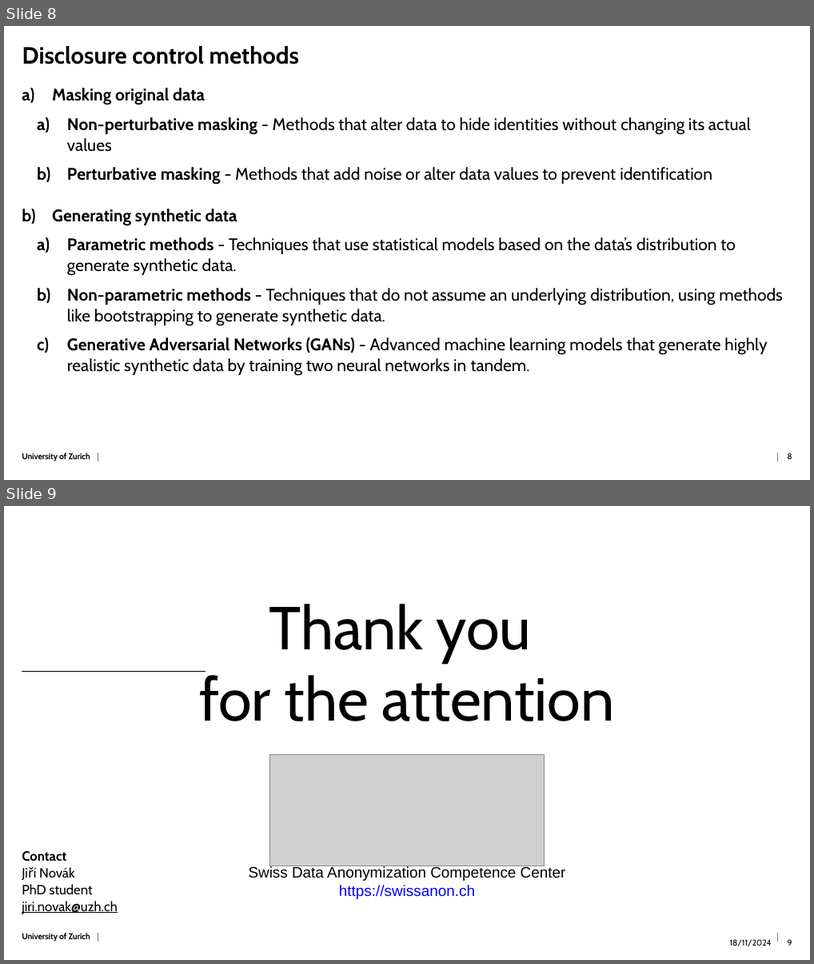
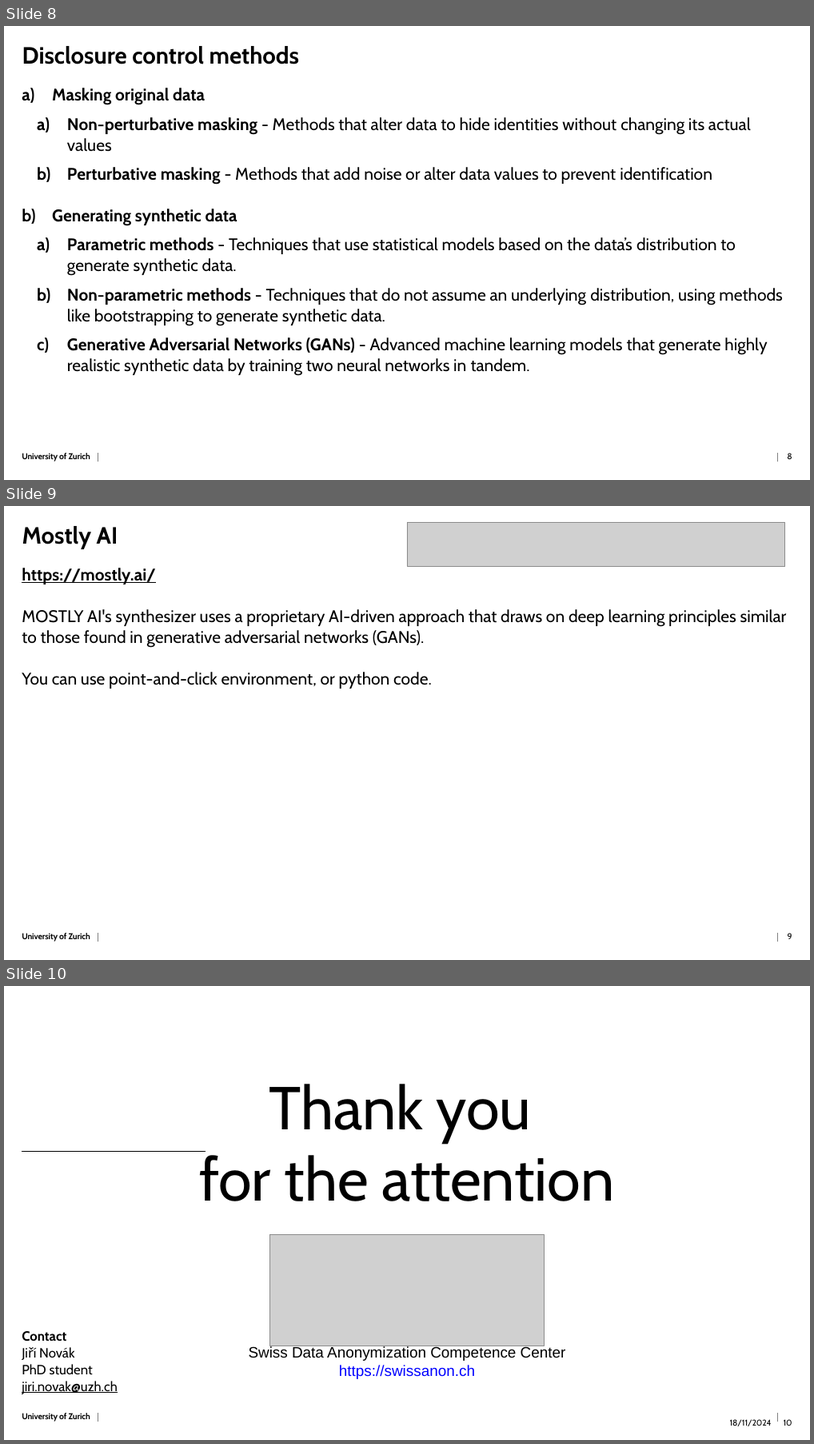
Before and after one commit to Kyoshido/2024_11-Python-project-Data-anonymization, a slide deck: Presentation/Presentation.pptx. Shown one above the other, each under a label of ours: slides 8 and 9 before the commit, slides 8, 9 and 10 after it. The pictures are 814x964 and 814x1444 pixels, drawn with LibreOffice and Linux fonts; fonts in the diff are those of the drawing; grey boxes stand for pictures; background and template pictures are left out. Boxes give left, top, right and bottom in pixels: in the first picture for what was removed or moved away, otherwise in the second. Text is boxed around its words. In the diff, an @@ line names an element or a change of style, - is before the commit and + after.

Commit message:
Mostly AI

```diff
--- a/Presentation/Presentation.pptx
+++ b/Presentation/Presentation.pptx
@@ slide 9 added at [4, 506, 810, 960], background #FFFFFF; not listed: 3 template elements that a slide beside it also shows @@
@@ title added at [22, 526, 118, 549], 28 pt, text #000000, bold @@
+Mostly AI
@@ picture added at [407, 522, 786, 566] @@
@@ text added at [22, 568, 787, 688], 20 pt, text #000000 @@
+https://mostly.ai/
+MOSTLY AI's synthesizer uses a proprietary AI-driven approach that draws on deep learning principles similar to those found in generative adversarial networks (GANs).
+You can use point-and-click environment, or python code.
@@ page number added at [788, 932, 793, 939], 10 pt, text #000000 @@
+9
@@ what was slide 9 is now slide 10 @@
@@ page number at [784, 1419, 793, 1425]: text changed @@
-9
+10
```
Also in this commit, not shown: 5 other files.
